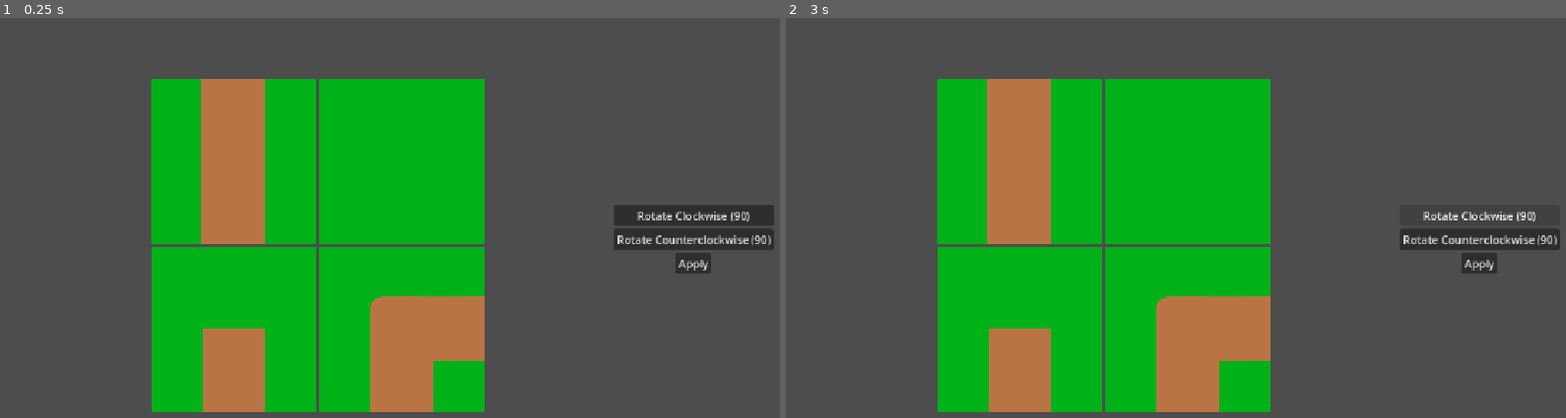
Above: before the commit, frames 1-2 (left to right).
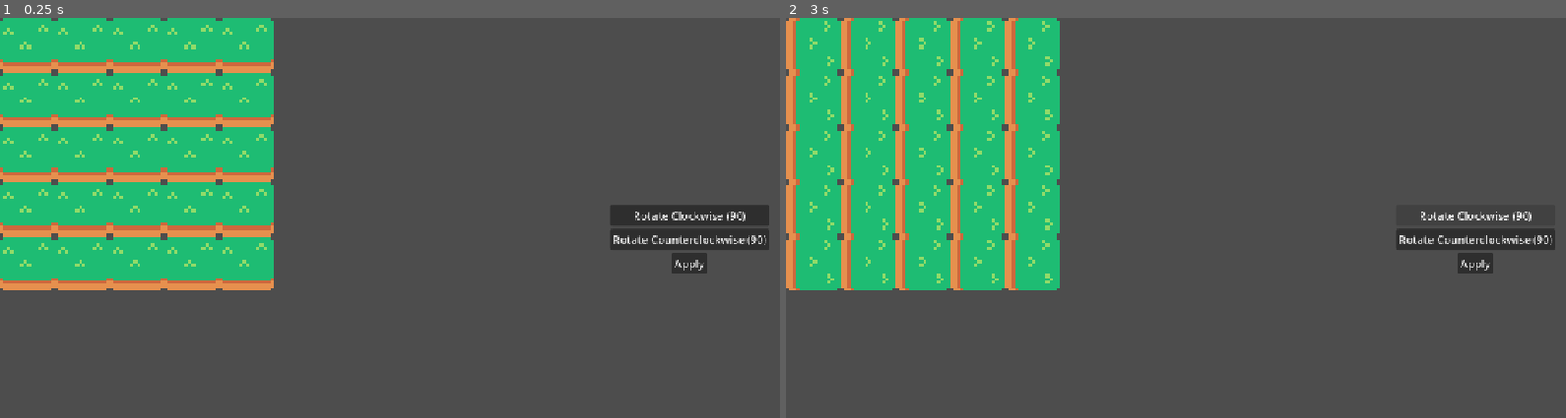
Above: after the commit, the same moments.

Repository: anaissnow/super-serious-spin-to-win
Game: Godot game, scene res://scenes/test_level.tscn
Same seed, same stepped clock (60 frames per second), same inputs: the game is played once before the commit and once after it.
Inputs:
- Up to frame 1 (0.25 s): no input
- Up to frame 2 (3 s): click "Rotate Clockwise (90)" at 0.5 s; click "Rotate Counterclockwise (90)" at 1.25 s; click "Apply" at 2 s; click "Rotate Clockwise (90)" at 2.75 s

The runs differ from the first frame. In frame 1, 51% of the frame differs, in the area x 0-100%, y 0-99%; in frame 2, 51%.

Commit message:
it can all rotate now
added new map tiles, added rotate code, need to tweak more on getting random tiles on the map and make it... offset (more centered)

Diff:
--- a/rotation-tile-puzzle/project.godot
+++ b/rotation-tile-puzzle/project.godot
@@ -26,5 +26,9 @@
 
 [rendering]
 
+textures/canvas_textures/default_texture_filter=0
 rendering_device/driver.windows="d3d12"
 renderer/rendering_method="mobile"
+textures/default_filters/use_nearest_mipmap_filter=true
+textures/decals/filter=0
+textures/light_projectors/filter=0
--- a/rotation-tile-puzzle/scenes/test_level.tscn
+++ b/rotation-tile-puzzle/scenes/test_level.tscn
@@ -1,54 +1,54 @@
 [gd_scene format=3 uid="uid://dknfowx2dane7"]
 
 [ext_resource type="Script" uid="uid://bubi76n8wctm0" path="res://scripts/test_level.gd" id="1_2venv"]
-[ext_resource type="PackedScene" uid="uid://dj2x3hntauhrq" path="res://scenes/straight_path.tscn" id="2_tmr53"]
-[ext_resource type="PackedScene" uid="uid://cs44hndcfarrt" path="res://scenes/curved_path.tscn" id="3_qcd3b"]
-[ext_resource type="PackedScene" uid="uid://c4strr6kxq2su" path="res://scenes/dead_end.tscn" id="4_88ety"]
-[ext_resource type="PackedScene" uid="uid://b20fovuftfcl1" path="res://scenes/grass.tscn" id="5_ahbqi"]
+[ext_resource type="Texture2D" uid="uid://dj2sdn18c0c67" path="res://assets/map tiles/MapTiles.png" id="6_qcd3b"]
 
-[node name="TestLevel" type="Node" unique_id=366816370]
+[sub_resource type="TileSetAtlasSource" id="TileSetAtlasSource_88ety"]
+texture = ExtResource("6_qcd3b")
+texture_region_size = Vector2i(80, 80)
+0:0/0 = 0
+1:0/0 = 0
+2:0/0 = 0
+3:0/0 = 0
+
+[sub_resource type="TileSet" id="TileSet_g4v7s"]
+tile_size = Vector2i(80, 80)
+sources/0 = SubResource("TileSetAtlasSource_88ety")
+
+[node name="TestLevel" type="Node2D" unique_id=1084435376]
 script = ExtResource("1_2venv")
 
-[node name="VBoxContainer" type="VBoxContainer" parent="." unique_id=1085828401]
+[node name="TileMapLayer" type="TileMapLayer" parent="." unique_id=1979926499]
+tile_set = SubResource("TileSet_g4v7s")
+
+[node name="CanvasLayer" type="CanvasLayer" parent="." unique_id=1868346471]
+
+[node name="VBoxContainer" type="VBoxContainer" parent="CanvasLayer" unique_id=1085828401]
 anchors_preset = 6
 anchor_left = 1.0
 anchor_top = 0.5
 anchor_right = 1.0
 anchor_bottom = 0.5
-offset_left = -254.0
+offset_left = -260.0
 offset_top = -50.0
-offset_right = -21.0
+offset_right = -27.0
 offset_bottom = 51.0
 grow_horizontal = 0
 grow_vertical = 2
 
-[node name="Rotate clockwise" type="Button" parent="VBoxContainer" unique_id=811067510]
+[node name="Rotate clockwise" type="Button" parent="CanvasLayer/VBoxContainer" unique_id=811067510]
 layout_mode = 2
 text = "Rotate Clockwise (90)"
 
-[node name="Rotate counterclockwise" type="Button" parent="VBoxContainer" unique_id=1397354833]
+[node name="Rotate counterclockwise" type="Button" parent="CanvasLayer/VBoxContainer" unique_id=1397354833]
 layout_mode = 2
 text = "Rotate Counterclockwise (90)"
 
-[node name="Apply" type="Button" parent="VBoxContainer" unique_id=16165526]
+[node name="Apply" type="Button" parent="CanvasLayer/VBoxContainer" unique_id=16165526]
 layout_mode = 2
 size_flags_horizontal = 4
 text = "Apply"
 
-[node name="MapTiles" type="Node" parent="." unique_id=862293314]
-
-[node name="StraightPath" parent="MapTiles" unique_id=21143763 instance=ExtResource("2_tmr53")]
-position = Vector2(341, 210.5)
-
-[node name="CurvedPath" parent="MapTiles" unique_id=106594773 instance=ExtResource("3_qcd3b")]
-position = Vector2(587.5, 456)
-
-[node name="DeadEnd" parent="MapTiles" unique_id=410556972 instance=ExtResource("4_88ety")]
-position = Vector2(341.5, 456)
-
-[node name="Grass" parent="MapTiles" unique_id=137643106 instance=ExtResource("5_ahbqi")]
-position = Vector2(587.5, 210)
-
-[connection signal="pressed" from="VBoxContainer/Rotate clockwise" to="." method="_on_rotate_clockwise_pressed"]
-[connection signal="pressed" from="VBoxContainer/Rotate counterclockwise" to="." method="_on_rotate_counterclockwise_pressed"]
-[connection signal="pressed" from="VBoxContainer/Apply" to="." method="_on_apply_pressed"]
+[connection signal="pressed" from="CanvasLayer/VBoxContainer/Rotate clockwise" to="." method="_on_rotate_clockwise_pressed"]
+[connection signal="pressed" from="CanvasLayer/VBoxContainer/Rotate counterclockwise" to="." method="_on_rotate_counterclockwise_pressed"]
+[connection signal="pressed" from="CanvasLayer/VBoxContainer/Apply" to="." method="_on_apply_pressed"]
--- a/rotation-tile-puzzle/scripts/test_level.gd
+++ b/rotation-tile-puzzle/scripts/test_level.gd
@@ -1,17 +1,70 @@
-extends Node
-
-@onready var straight_path: Sprite2D = $MapTiles/StraightPath
-@onready var curved_path: Sprite2D = $MapTiles/CurvedPath
-@onready var dead_end: Sprite2D = $MapTiles/DeadEnd
-@onready var grass: Sprite2D = $MapTiles/Grass
+extends Node2D
 
 
+@onready var tile_map_layer: TileMapLayer = $TileMapLayer
+
+
+@export var GridSize = 5
+var tile_dict = {}
+
+
+# helper variable
+var flip_h := TileSetAtlasSource.TRANSFORM_FLIP_H
+var flip_v := TileSetAtlasSource.TRANSFORM_FLIP_V
+var transpose := TileSetAtlasSource.TRANSFORM_TRANSPOSE
+
+
+var tile_transforms := {
+	Vector2i(0, -1): [0],
+	Vector2i(1, 0): [flip_h, transpose],
+	Vector2i(0, 1): [flip_v, flip_h],
+	Vector2i(-1, 0): [flip_v, transpose]
+}
+
+var tile_direction := Vector2i(0, -1)
+var applied_transform : int
+
+
+func _ready() -> void:
+	for x in GridSize:
+		for y in GridSize:
+			tile_dict[str(Vector2i(x, y))] ={
+				"Type": "Grass",
+				#"Type": "Straight Path",
+				#"Type": "Curved Path",
+				#"Type": "Dead End"
+			}
+			tile_map_layer.set_cell(Vector2i(x, y), 0, Vector2i(0, 0), 0)
+
 func _on_rotate_clockwise_pressed() -> void:
-	pass
+	rotate_tile("cw")
 
 
 func _on_rotate_counterclockwise_pressed() -> void:
-	pass # Replace with function body.
+	rotate_tile("ccw")
+
+
+func rotate_tile(dir):
+	# update the direction vector
+	if dir == "cw":
+		tile_direction = Vector2i(tile_direction[1] * -1, tile_direction[0])
+	else:
+		tile_direction = Vector2i(tile_direction[1], tile_direction[0] * -1)
+	get_applied_transform()
+	redraw_tiles()
+
+
+func get_applied_transform():
+	# then reset the applied transform and work out the new one based on rotation and mirror
+	applied_transform = 0
+	for i in tile_transforms[tile_direction]:
+		applied_transform += i
+
+
+func redraw_tiles():
+	for x in GridSize:
+		for y in GridSize:
+			tile_map_layer.set_cell(Vector2i(x, y), 0, Vector2i(0, 0), applied_transform)
 
 
 func _on_apply_pressed() -> void:
Binary file added: rotation-tile-puzzle/assets/map tiles/MapTiles.png
Not shown, added: rotation-tile-puzzle/assets/map tiles/MapTiles.png.import
Not shown, added: rotation-tile-puzzle/scenes/test_level.tscn1534324469.tmp
